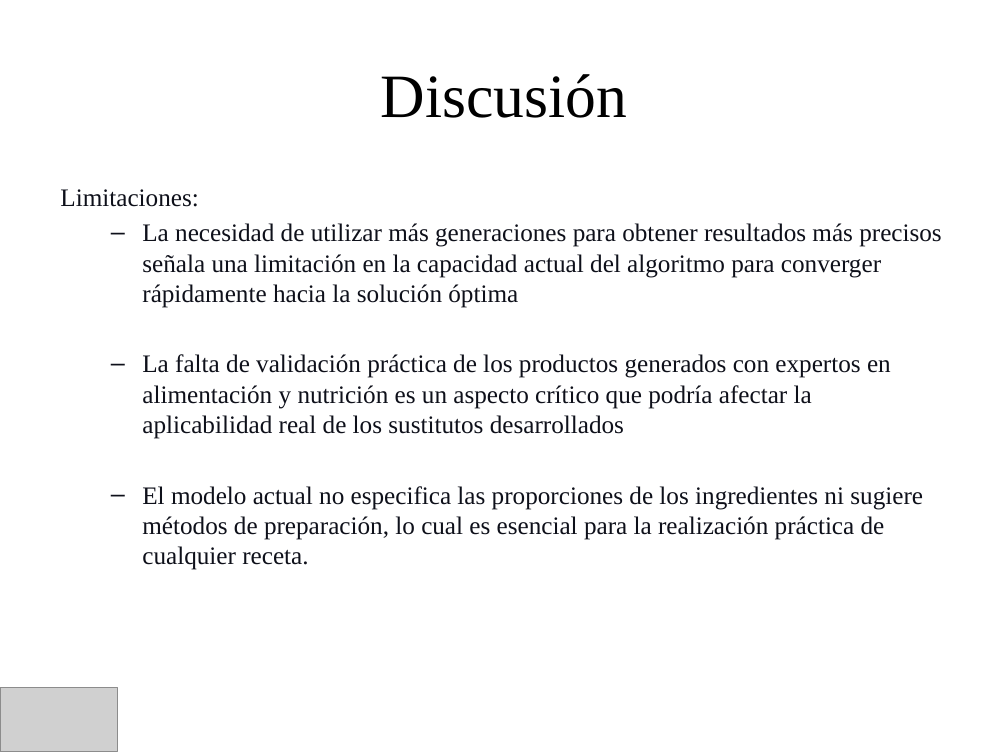
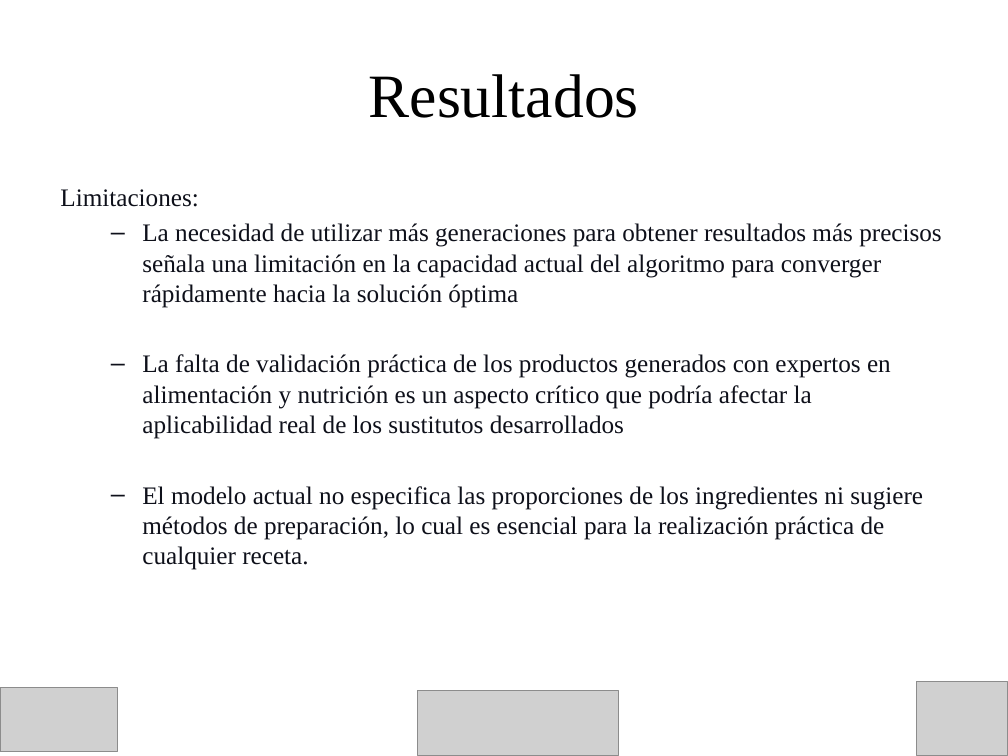
Before and after one commit to KalebAvila/ingenieria_en_alimentos, a slide deck: slide 22 of ai_in_food/references/comia/Generacion_de_Sustitutos_Alimentarios_Mediante_IA_Presentation.pptx (slide 20 before the commit). Drawn at 1008x756 pixels with LibreOffice and Linux fonts; fonts in the diff are those of the drawing; grey boxes stand for pictures. Boxes give left, top, right and bottom in pixels: in the first picture for what was removed or moved away, otherwise in the second. Text is boxed around its words. In the diff, an @@ line names an element or a change of style, - is before the commit and + after.

```diff
--- a/ai_in_food/references/comia/Generacion_de_Sustitutos_Alimentarios_Mediante_IA_Presentation.pptx
+++ b/ai_in_food/references/comia/Generacion_de_Sustitutos_Alimentarios_Mediante_IA_Presentation.pptx
@@ title at bbox=[369, 74, 639, 118]: text changed @@
-Discusión
+Resultados
@@ picture added at bbox=[917, 681, 1008, 756] @@
@@ picture added at bbox=[417, 690, 618, 756] @@
```
Also in this commit, not shown: 18 other slides changed, 7 slides added, 2 slides removed, 16 other files.
